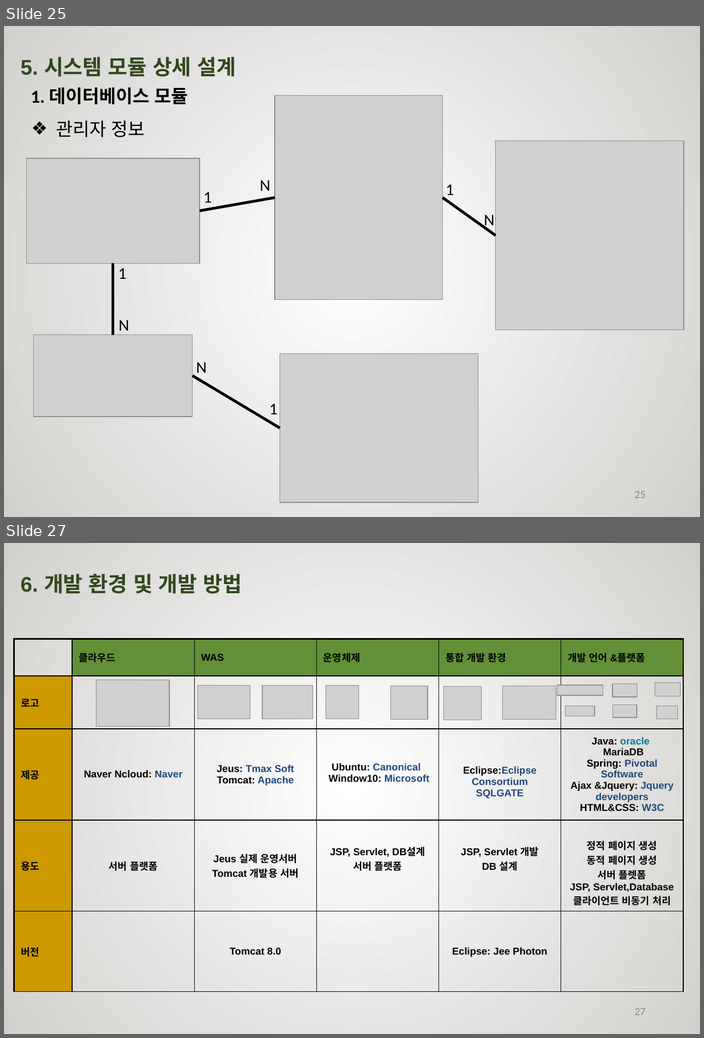
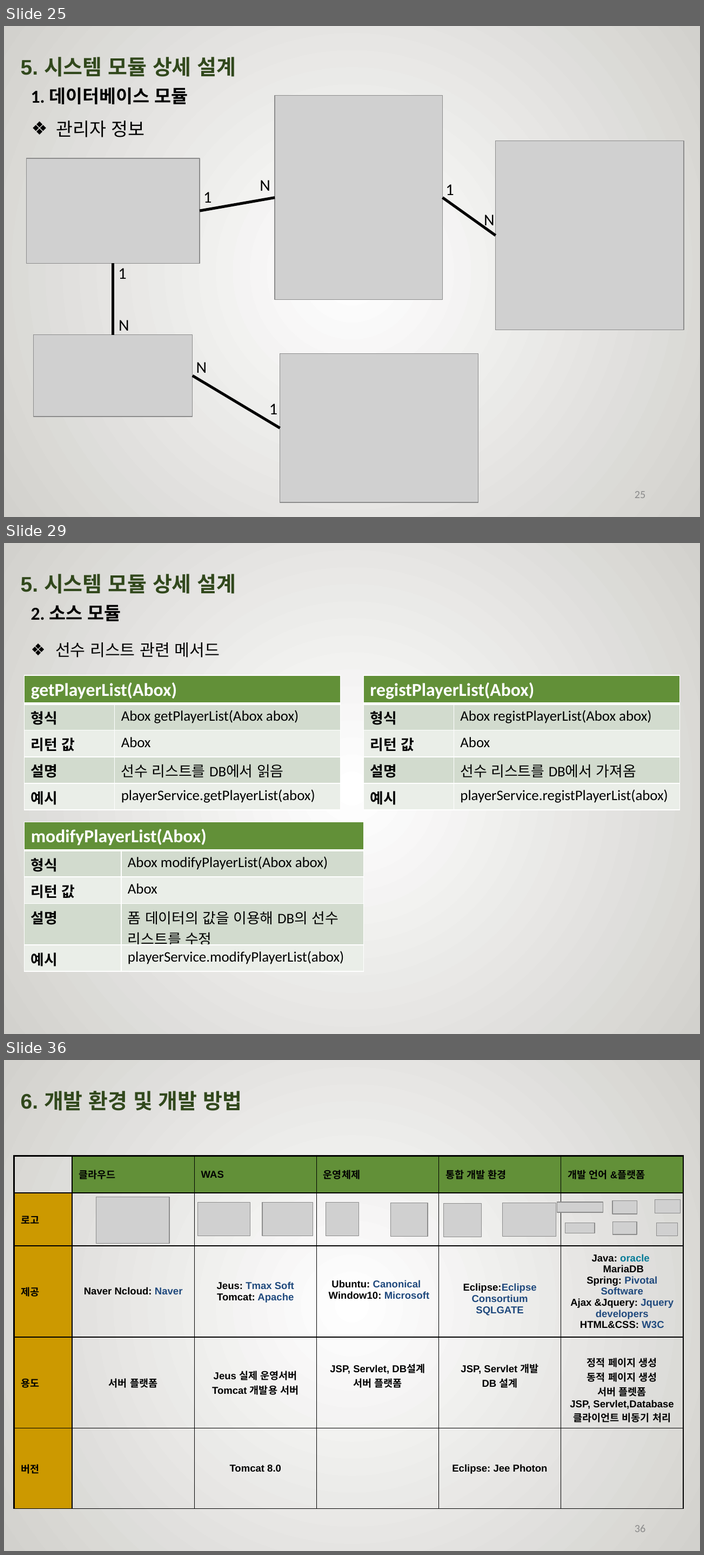
Before and after one commit to rimbong/Webengers, a slide deck: resources/졸작설계서.pptx. Shown one above the other, each under a label of ours: slides 25 and 27 before the commit, slides 25, 29 and 36 after it; the slides between them are not shown. The pictures are 704x1038 and 704x1555 pixels, drawn with LibreOffice and Linux fonts; fonts in the diff are those of the drawing; grey boxes stand for pictures; background and template pictures are left out. Boxes give left, top, right and bottom in pixels: in the first picture for what was removed or moved away, otherwise in the second. Text is boxed around its words. In the diff, an @@ line names an element or a change of style, - is before the commit and + after.

```diff
--- a/resources/졸작설계서.pptx
+++ b/resources/졸작설계서.pptx
@@ slide 29 added at box(4, 543, 700, 1034), background picture (left out) @@
@@ text added at box(21, 574, 236, 594), 40 pt, text #31481C, bold @@
+5. 시스템 모듈 상세 설계
@@ text added at box(31, 605, 121, 621), 20 pt, text #000000, bold @@
+2. 소스 모듈
@@ text added at box(55, 642, 220, 657), 18 pt, text #000000 @@
+❖ 선수 리스트 관련 메서드
@@ table added at box(25, 675, 340, 810), 5 rows, 2 columns @@
+getPlayerList(Abox) | 
+형식 | Abox getPlayerList(Abox abox)
+리턴 값 | Abox
+설명 | 선수 리스트를 DB에서 읽음
+예시 | playerService.getPlayerList(abox)
@@ table added at box(363, 675, 679, 810), 5 rows, 2 columns @@
+registPlayerList(Abox) | 
+형식 | Abox registPlayerList(Abox abox)
+리턴 값 | Abox
+설명 | 선수 리스트를 DB에서 가져옴
+예시 | playerService.registPlayerList(abox)
@@ table added at box(25, 822, 363, 971), 5 rows, 2 columns @@
+modifyPlayerList(Abox) | 
+형식 | Abox modifyPlayerList(Abox abox)
+리턴 값 | Abox
+설명 | 폼 데이터의 값을 이용해 DB의 선수 리스트를 수정
+예시 | playerService.modifyPlayerList(abox)
@@ what was slide 27 is now slide 36 @@
@@ page number at box(634, 1524, 645, 1532): text changed @@
-27
+36
```
Also in this commit, not shown: 1 slide changed, 8 other slides added.
